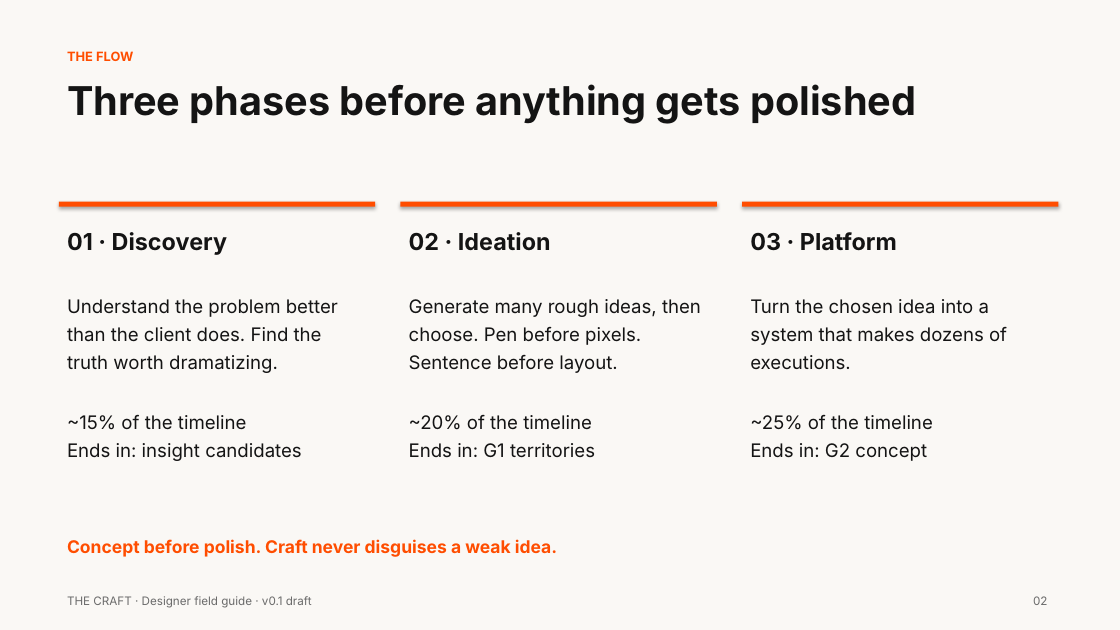
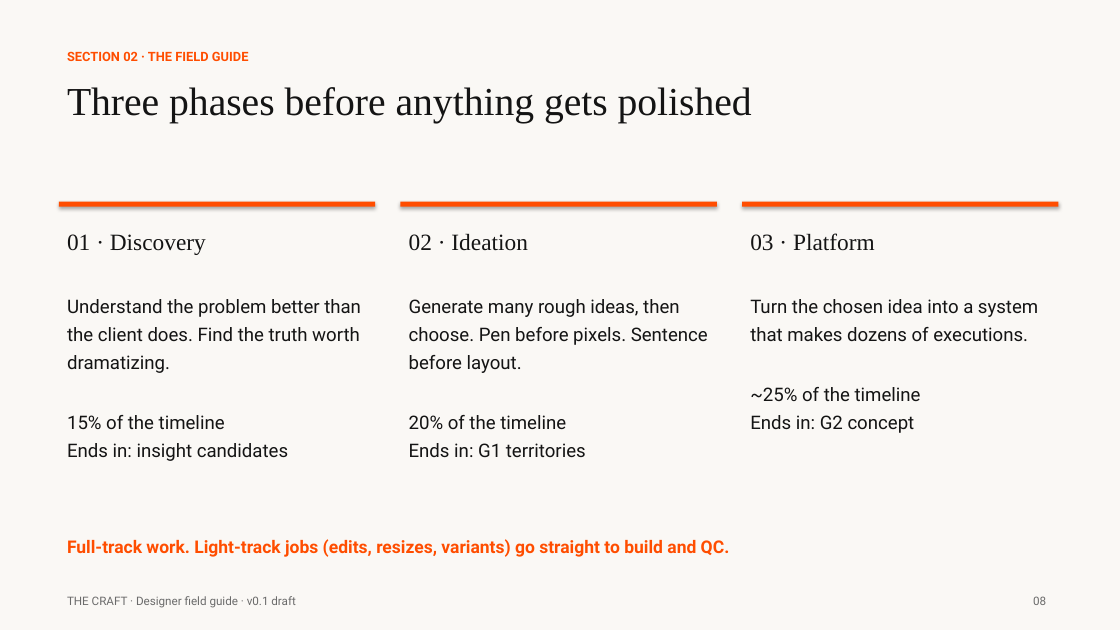
Before and after one commit to ThinkFabianCreative/CreativeEngine, a slide deck: slide 8 of agency-ops/The_Craft_v0.1.pptx (slide 2 before the commit). Drawn at 1120x630 pixels with LibreOffice and Linux fonts; fonts in the diff are those of the drawing. Boxes give left, top, right and bottom in pixels: in the first picture for what was removed or moved away, otherwise in the second. Text is boxed around its words. In the diff, an @@ line names an element or a change of style, - is before the commit and + after.

```diff
--- a/agency-ops/The_Craft_v0.1.pptx
+++ b/agency-ops/The_Craft_v0.1.pptx
@@ text at [67, 51, 249, 61]: text changed; font Inter to Roboto @@
-THE FLOW
+SECTION 02 · THE FIELD GUIDE
@@ font Inter to Times New Roman, bold off in 4 elements at [67, 87, 752, 123], [67, 234, 206, 255], [409, 233, 527, 251], [750, 233, 875, 251] @@
@@ text at [67, 299, 361, 461]: font Inter to Roboto in "Understand the problem better than the client ...", "Ends in: insight candidates" @@
@@ text at [409, 299, 708, 457]: font Inter to Roboto in "Generate many rough ideas, then choose. Pen ...", "Ends in: G1 territories" @@
@@ text "Turn the chosen idea into ..." at [750, 299, 1038, 433]: font Inter to Roboto @@
@@ text at [67, 415, 225, 429]: text changed; font Inter to Roboto @@
-~15% of the timeline
+15% of the timeline
@@ text at [409, 415, 566, 429]: text changed; font Inter to Roboto @@
-~20% of the timeline
+20% of the timeline
@@ text at [67, 539, 730, 557]: text changed; font Inter to Roboto @@
-Concept before polish. Craft never disguises a weak idea.
+Full-track work. Light-track jobs (edits, resizes, variants) go straight to build and QC.
@@ text "THE CRAFT · Designer field ..." at [67, 596, 295, 608]: font Inter to Roboto @@
@@ text at [1033, 596, 1046, 605]: text changed; font Inter to Roboto @@
-02
+08
```
Also in this commit, not shown: 17 other slides changed, 17 slides added, 7 other files.
